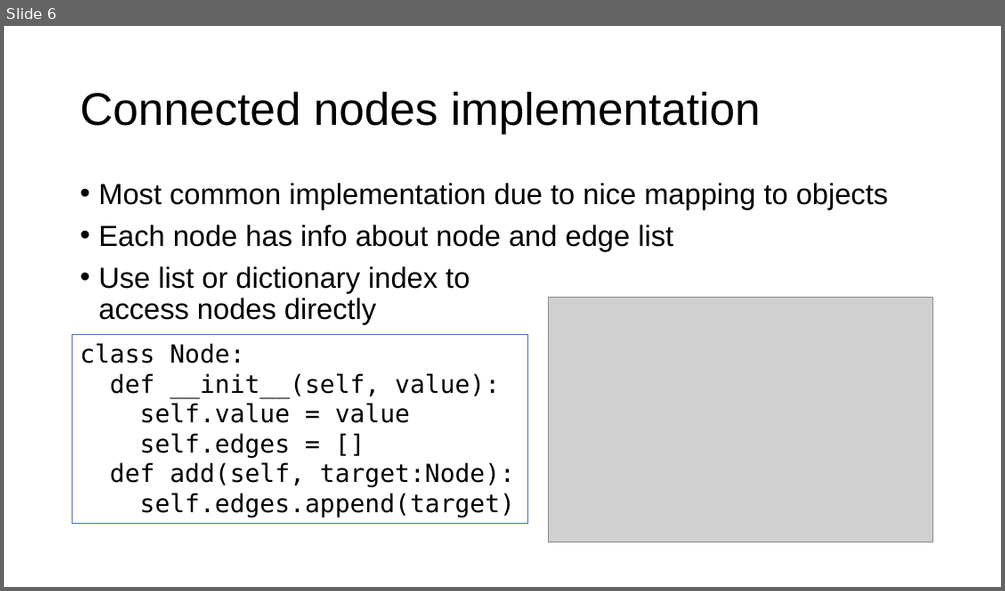
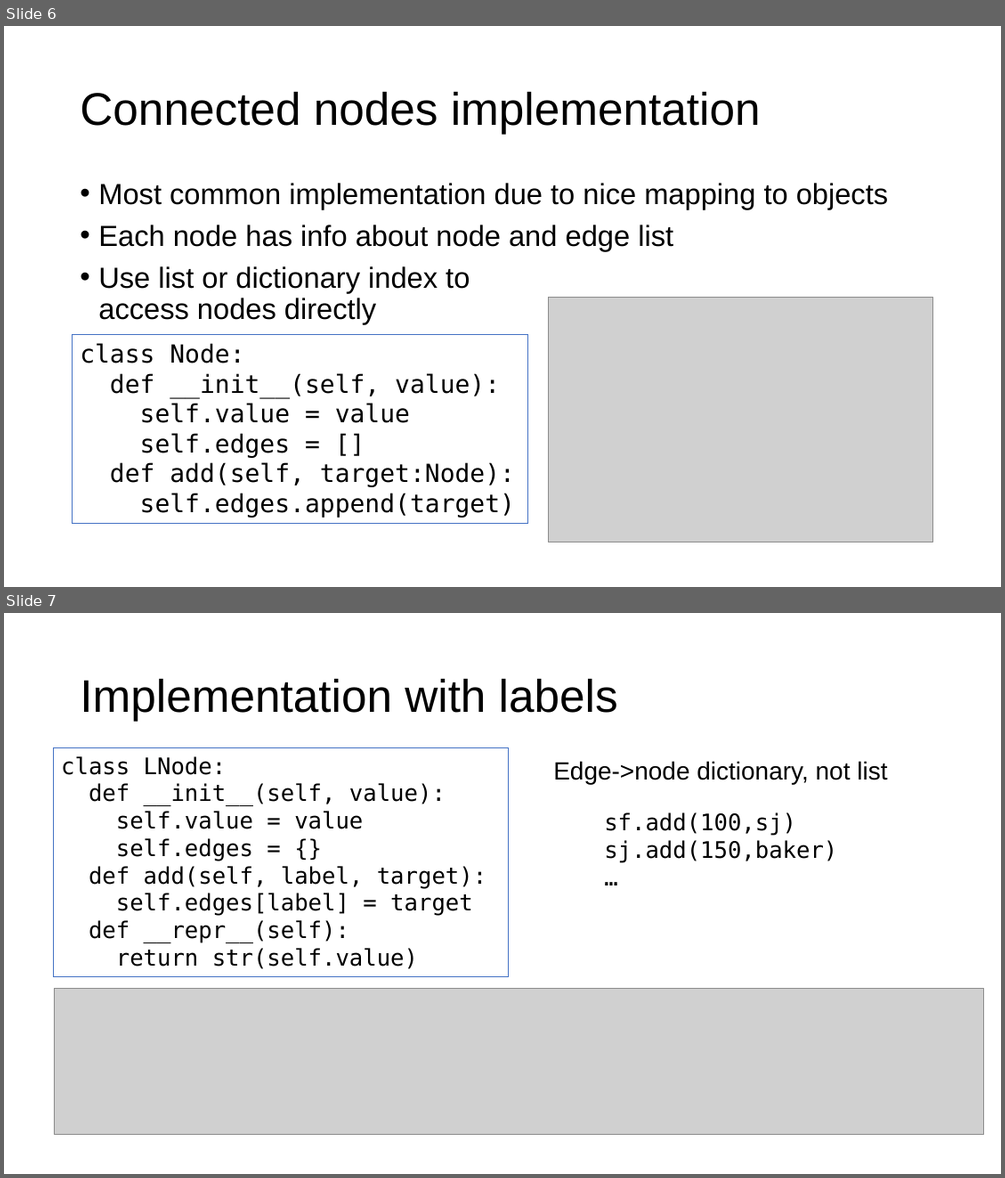
Before and after one commit to parrt/msds689, a slide deck: notes/graphs.pptx. Shown one above the other, each under a label of ours: slide 6 before the commit, slides 6 and 7 after it. The pictures are 1005x591 and 1005x1178 pixels, drawn with LibreOffice and Linux fonts; fonts in the diff are those of the drawing; grey boxes stand for pictures; background and template pictures are left out. Boxes give left, top, right and bottom in pixels: in the first picture for what was removed or moved away, otherwise in the second. Text is boxed around its words. In the diff, an @@ line names an element or a change of style, - is before the commit and + after.

```diff
--- a/notes/graphs.pptx
+++ b/notes/graphs.pptx
@@ slide 7 added at (4, 613, 1001, 1174), background #FFFFFF @@
@@ title added at (80, 678, 618, 721), 44 pt, text #000000 @@
+Implementation with labels
@@ rectangle added at (54, 747, 509, 976), outline #4472C4 0.75 pt, 22 pt, text #000000 @@
+class LNode:
+def __init__(self, value):
+self.value = value
+self.edges = {}
+def add(self, label, target):
+self.edges[label] = target
+def __repr__(self):
+return str(self.value)
@@ text added at (553, 761, 887, 784), 24 pt, text #000000 @@
+Edge->node dictionary, not list
@@ text added at (604, 812, 837, 863), 22 pt, text #000000 @@
+sf.add(100,sj)
+sj.add(150,baker)
+…
@@ picture added at (54, 989, 985, 1135) @@
```
Also in this commit, not shown: 4 slides changed, 2 other slides added, 2 other files.
